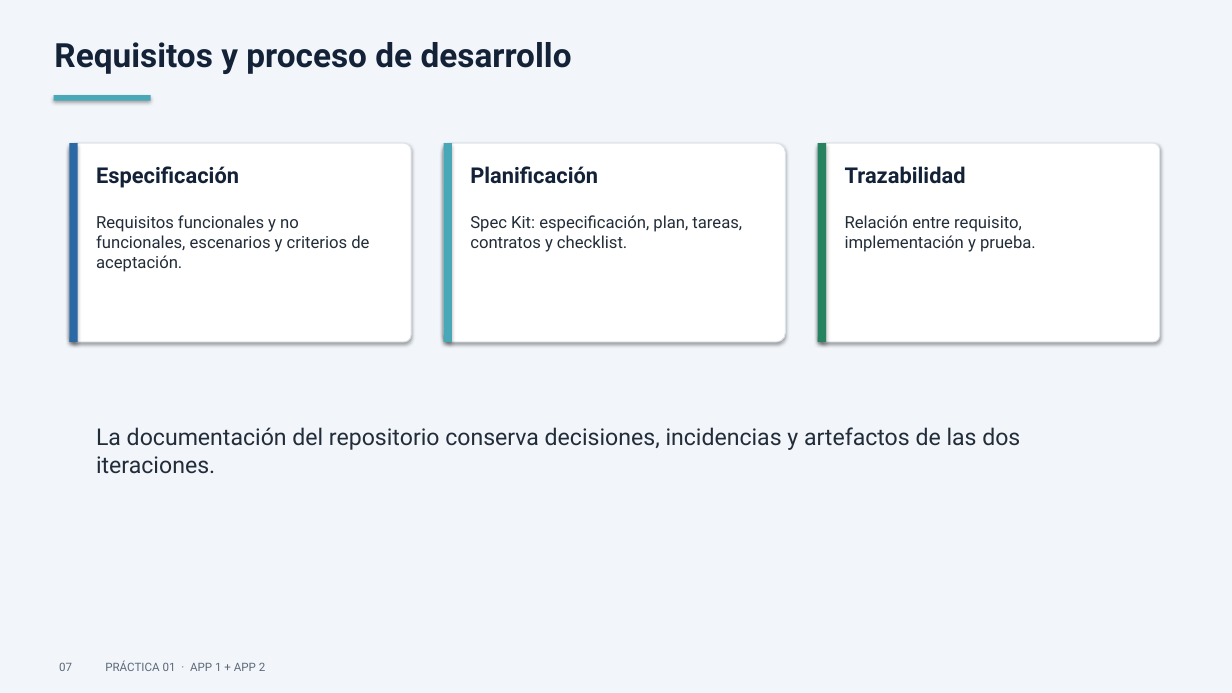
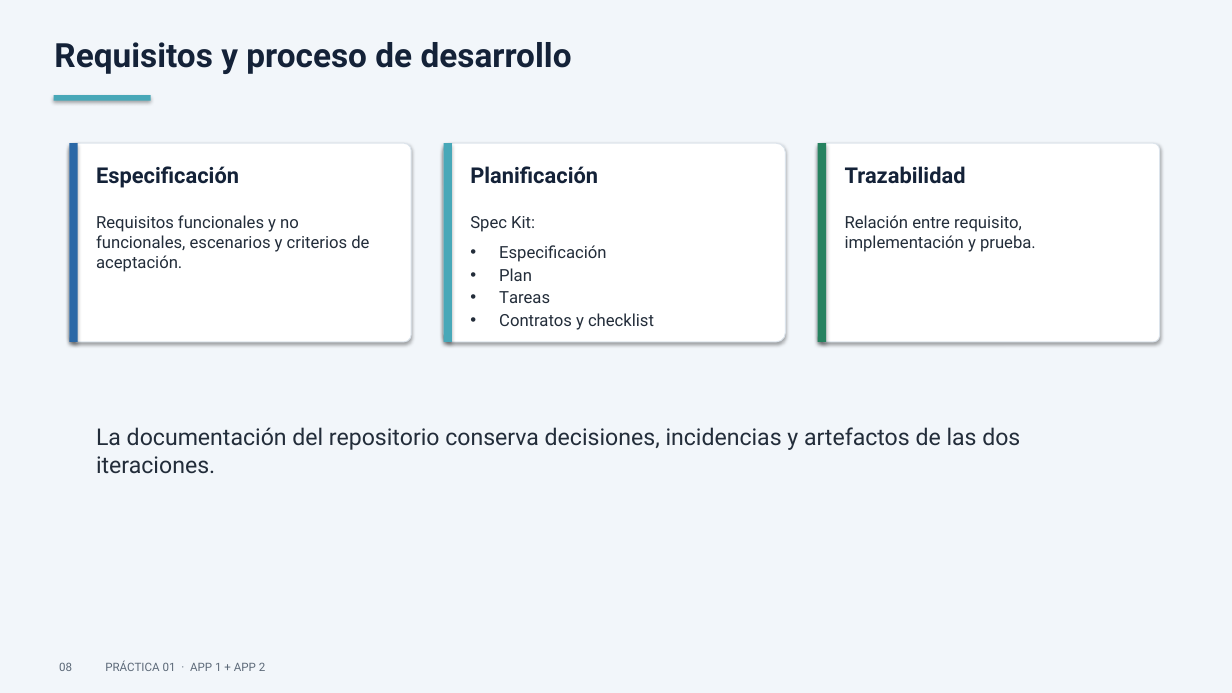
Before and after one commit to mdelrui/Practica01-Mini_App_Web, a slide deck: slide 8 of presentation/defensa.pptx (slide 7 before the commit). Drawn at 1232x693 pixels with LibreOffice and Linux fonts; fonts in the diff are those of the drawing. Boxes give left, top, right and bottom in pixels: in the first picture for what was removed or moved away, otherwise in the second. Text is boxed around its words. In the diff, an @@ line names an element or a change of style, - is before the commit and + after.

```diff
--- a/presentation/defensa.pptx
+++ b/presentation/defensa.pptx
@@ text at [470, 216, 654, 330]: text changed @@
-Spec Kit: especificación, plan, tareas, contratos y checklist.
+Spec Kit:
+• Especificación
+• Plan
+• Tareas
+• Contratos y checklist
@@ text at [59, 660, 266, 671]: text changed @@
-07 PRÁCTICA 01 · APP 1 + APP 2
+08 PRÁCTICA 01 · APP 1 + APP 2
```
Also in this commit, not shown: 11 other slides changed, 2 slides added.
